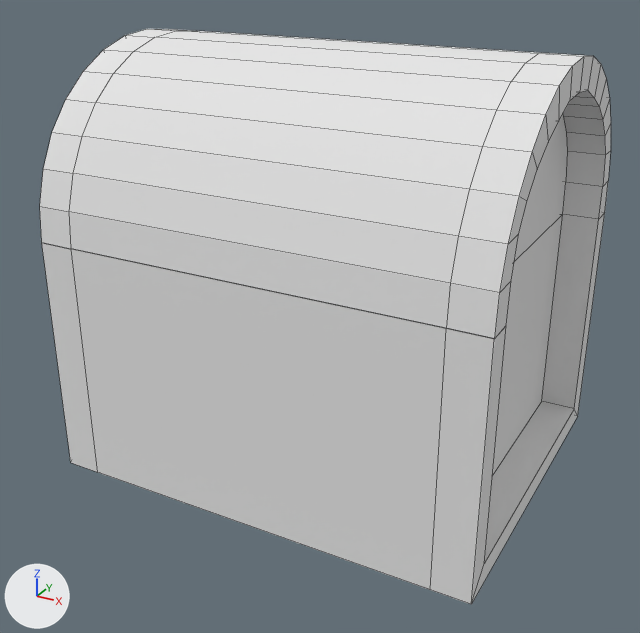
Two versions of the Blender file Assets/Design/Models/Environment/Treasure Chest/Dummy Chest.blend, one commit apart.
Rendered twice from a camera (50 mm lens) standing at (2.21, -4.22, 2.91) and looking at (-0.01, -0.19, 0.9). Arrows for +X, +Y and +Z are at lower left; the lights stay in place. Mesh edges are drawn as thin lines.

The older version as bpy lines, for what is in view:
```python
me_cube = bpy.data.meshes.new('Cube')
me_cube.from_pydata(...)  # 40 vertices, 38 faces; spans x -1.25..1.25, y -1.0..1.0, z 0.0..1.38
me_cube.materials.append(mat_material)  # white #e7e7e7
me_cube_002 = bpy.data.meshes.new('Cube.002')
me_cube_002.from_pydata(...)  # 153 vertices, 152 faces; spans x -1.25..1.25, y -1.93..0.07, z 0.0..1.0
me_cube_002.materials.append(mat_material)  # white #e7e7e7
ob_chest_top = bpy.data.objects.new('Chest Top', me_cube_002)
ob_chest_top.parent = ob_dummy_chest
ob_chest_top.location = (0.0, 0.925, 1.375)
ob_chest_top.rotation_euler = (-0.00128, 0.0, 0.0)  # degrees (-0.1, 0, 0)
ob_dummy_chest = bpy.data.objects.new('Dummy_Chest', me_cube)
ob_dummy_chest.location = (0.0, 0.0, 0.0)
```
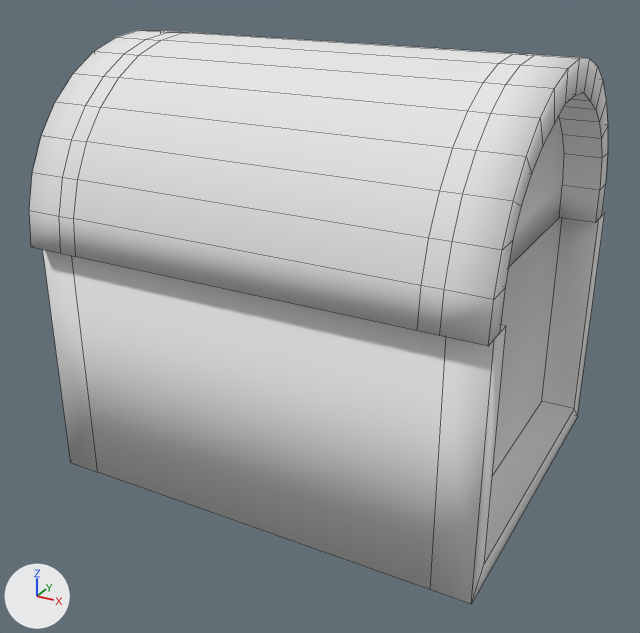
Changed parts and their boxes (x1, y1, x2, y2) in the pictures (640 x 633 px; the box of a moved part takes in the faces that stretch with it):
'Chest Top', reshaped, turned
    before: (40, 29, 611, 339)
    after: (29, 30, 608, 346)
part 1 of me_cube, shading changed
    both: (43, 213, 605, 604)
part 2 of me_cube_002, moved or reshaped
    before: (40, 29, 611, 339)
    after: (29, 30, 608, 346)

Edits to the bpy script that builds the scene:
```text
Change me_cube:
    where me_cube.from_pydata(...)  # 40 vertices, 38 faces; spans x -1.25..1.25, y -1.0..1.0, z 0.0..1.38
    used by ob_dummy_chest; location = (0.0, 0.0, 0.0)
    me_cube part 1: all faces are now shaded smooth (38 of 38 changed)
Change me_cube_002:
    used by ob_chest_top; parent = ob_dummy_chest; location = (0.0, 0.925, 1.375); rotation_euler = (-0.00128, 0.0, 0.0), in degrees (-0.1, 0, 0)
    remove me_cube_002.from_pydata(...)  # 153 vertices, 152 faces; spans x -1.25..1.25, y -1.93..0.07, z 0.0..1.0
    add me_cube_002.from_pydata(...)  # 204 vertices, 176 faces; spans x -1.25..1.25, y -2.0..0.0, z 0.0..1.0
    me_cube_002 part 2: 153 vertices removed from x -1.25..1.25, y -1.93..0.07, z 0.0..1.0; 204 vertices added at x -1.25..1.25, y -2.0..0.0, z 0.0..1.0
    me_cube_002 part 3: the surface is now shaded smooth
Change ob_chest_top:
    ob_chest_top.rotation_euler: (-0.00128, 0.0, 0.0) -> (0.0, 0.0, 0.0)  # degrees (-0.1, 0, 0) -> degrees (0, 0, 0)
```
